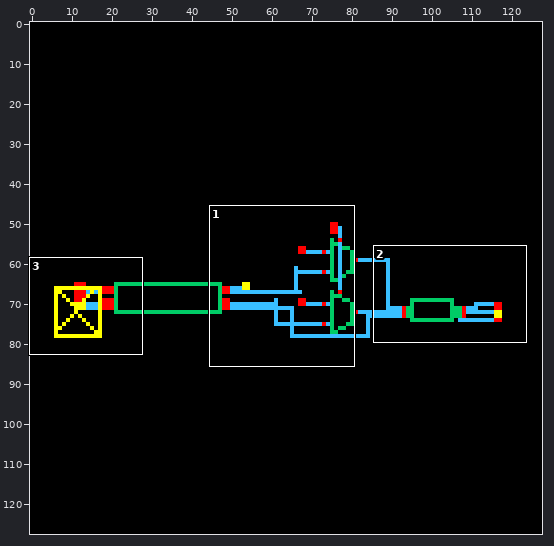
Sprite sheet, stored at e155ASIC_fixed/core/schematic/thumbnail_128x128.png. The first picture is a wide view before the edit; the outline marks the close-up.
Close-up. First the earlier version:
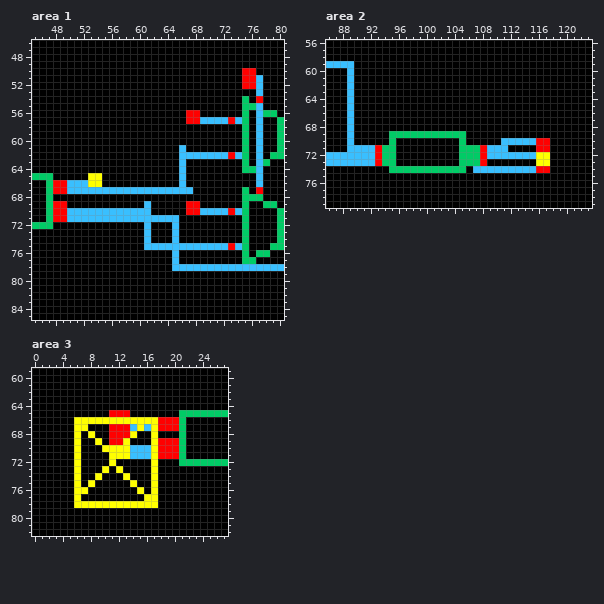
The file is 128x128 pixels. Shown: area 1: x 45..80, y 46..85; area 2: x 86..123, y 56..79; area 3: x 0..27, y 59..82.
Once edited:
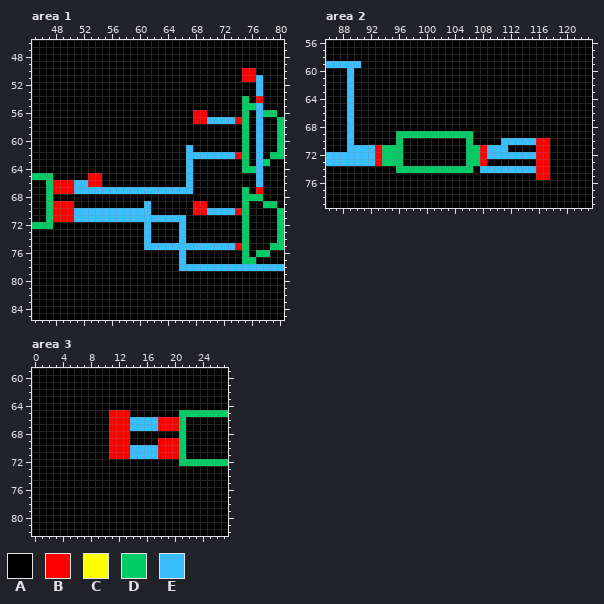
Palette (. is transparent): A #000000  B #ff0000  C #ffff00  D #00cc66  E #39bfff
Edits made:
--- area 1
@@ x 73..78 @@
 51 AABBEA
-52 AABBEA
+52 AAAAEA
 53 AAAAEA
@@ x 65..76 @@
 55 AAAAAAAAAADD
-56 AABBAAAAAADA
-57 AABBEEEEBEDA
+56 AAABBAAAAADA
+57 AAABBEEEEBDA
 58 AAAAAAAAAADA
@@ x 45..80 @@
 60 AAAAAAAAAAAAAAAAAAAAAAAAAAAAAADAEAAD
-61 AAAAAAAAAAAAAAAAAAAAAEAAAAAAAADAEAAD
-62 AAAAAAAAAAAAAAAAAAAAAEEEEEEEBEDAEADD
-63 AAAAAAAAAAAAAAAAAAAAAEAAAAAAAADAEDAA
-64 AAAAAAAAAAAAAAAAAAAAAEAAAAAAAADDEAAA
-65 DDDAAAAACCAAAAAAAAAAAEAAAAAAAAAAEAAA
-66 AADBBEEECCAAAAAAAAAAAEAAAAAAAAAAEAAA
-67 AADBBEEEEEEEEEEEEEEEEEEAAAAAAADABAAA
+61 AAAAAAAAAAAAAAAAAAAAAAEAAAAAAADAEAAD
+62 AAAAAAAAAAAAAAAAAAAAAAEEEEEEEBDAEADD
+63 AAAAAAAAAAAAAAAAAAAAAAEAAAAAAADAEDAA
+64 AAAAAAAAAAAAAAAAAAAAAAEAAAAAAADDEAAA
+65 DDDAAAAABBAAAAAAAAAAAAEAAAAAAAAAEAAA
+66 AADBBBEEBBAAAAAAAAAAAAEAAAAAAAAAEAAA
+67 AADBBBEEEEEEEEEEEEEEEEEAAAAAAADABAAA
 68 AADAAAAAAAAAAAAAAAAAAAAAAAAAAADDDAAA
-69 AADBBAAAAAAAAAAAEAAAAABBAAAAAADAADDA
-70 AADBBEEEEEEEEEEEEAAAAABBEEEEBEDAAAAD
-71 AADBBEEEEEEEEEEEEEEEEAAAAAAAAADAAAAD
-72 DDDAAAAAAAAAAAAAEAAAEAAAAAAAAADAAAAD
-73 AAAAAAAAAAAAAAAAEAAAEAAAAAAAAADAAAAD
-74 AAAAAAAAAAAAAAAAEAAAEAAAAAAAAADAAAAD
-75 AAAAAAAAAAAAAAAAEEEEEEEEEEEEBEDAAADD
-76 AAAAAAAAAAAAAAAAAAAAEAAAAAAAAADADDAA
-77 AAAAAAAAAAAAAAAAAAAAEAAAAAAAAADDAAAA
-78 AAAAAAAAAAAAAAAAAAAAEEEEEEEEEEEEEEEE
+69 AADBBBAAAAAAAAAAEAAAAAABBAAAAADAADDA
+70 AADBBBEEEEEEEEEEEAAAAAABBEEEEBDAAAAD
+71 AADBBBEEEEEEEEEEEEEEEEAAAAAAAADAAAAD
+72 DDDAAAAAAAAAAAAAEAAAAEAAAAAAAADAAAAD
+73 AAAAAAAAAAAAAAAAEAAAAEAAAAAAAADAAAAD
+74 AAAAAAAAAAAAAAAAEAAAAEAAAAAAAADAAAAD
+75 AAAAAAAAAAAAAAAAEEEEEEEEEEEEEBDAAADD
+76 AAAAAAAAAAAAAAAAAAAAAEAAAAAAAADADDAA
+77 AAAAAAAAAAAAAAAAAAAAAEAAAAAAAADDAAAA
+78 AAAAAAAAAAAAAAAAAAAAAEEEEEEEEEEEEEEE
 79 AAAAAAAAAAAAAAAAAAAAAAAAAAAAAAAAAAAA
--- area 2
@@ x 88..92 @@
 58 AAAAA
-59 EEAAA
+59 EEEAA
 60 AEAAA
@@ x 86..123 @@
 68 AAAEAAAAAAAAAAAAAAAAAAAAAAAAAAAAAAAAAA
-69 AAAEAAAAADDDDDDDDDDDAAAAAAAAAAAAAAAAAA
-70 AAAEAAAAADAAAAAAAAADAAAAAEEEEEBBAAAAAA
-71 AAAEEEEBDDAAAAAAAAADDDBEEEAAAABBAAAAAA
-72 EEEEEEEBDDAAAAAAAAADDDBEEEEEEECCAAAAAA
-73 EEEEEEEBDDAAAAAAAAADDDBAAAAAAACCAAAAAA
-74 AAAAAAAAADDDDDDDDDDDAEEEEEEEEEBBAAAAAA
-75 AAAAAAAAAAAAAAAAAAAAAAAAAAAAAAAAAAAAAA
+69 AAAEAAAAAADDDDDDDDDDDAAAAAAAAAAAAAAAAA
+70 AAAEAAAAAADAAAAAAAAADAAAAEEEEEBBAAAAAA
+71 AAAEEEEBDDDAAAAAAAAADDBEEEAAAABBAAAAAA
+72 EEEEEEEBDDDAAAAAAAAADDBEEEEEEEBBAAAAAA
+73 EEEEEEEBDDDAAAAAAAAADDBAAAAAAABBAAAAAA
+74 AAAAAAAAAADDDDDDDDDDDAEEEEEEEEBBAAAAAA
+75 AAAAAAAAAAAAAAAAAAAAAAAAAAAAAABBAAAAAA
 76 AAAAAAAAAAAAAAAAAAAAAAAAAAAAAAAAAAAAAA
--- area 3
@@ x 4..19 @@
 65 AAAAAAABBBAAAAAA
-66 AACCCCCCCCCCCCBB
-67 AACCAAABBBECECBB
-68 AACACAABBBCAACAA
-69 AACAACABBCAAACBB
-70 AACAAACCCCEEECBB
-71 AACAAAACCCEEECBB
-72 AACAAAACAAAAACAA
-73 AACAAACACAAAACAA
-74 AACAACAAACAAACAA
-75 AACACAAAAACAACAA
-76 AACCAAAAAAACACAA
-77 AACAAAAAAAAACCAA
-78 AACCCCCCCCCCCCAA
+66 AAAAAAABBBEEEEBB
+67 AAAAAAABBBEEEEBB
+68 AAAAAAABBBAAAAAA
+69 AAAAAAABBBAAAABB
+70 AAAAAAABBBEEEEBB
+71 AAAAAAABBBEEEEBB
+72 AAAAAAAAAAAAAAAA
+73 AAAAAAAAAAAAAAAA
+74 AAAAAAAAAAAAAAAA
+75 AAAAAAAAAAAAAAAA
+76 AAAAAAAAAAAAAAAA
+77 AAAAAAAAAAAAAAAA
+78 AAAAAAAAAAAAAAAA
 79 AAAAAAAAAAAAAAAA
Boxes around the changes in both close-ups, in picture pixels (x1, y1, x2, y2):
changed: (186, 82, 256, 124)
changed: (172, 145, 242, 271)
changed: (67, 173, 102, 222)
changed: (354, 61, 361, 68)
changed: (389, 131, 403, 173)
changed: (459, 131, 480, 173)
changed: (536, 152, 550, 180)
changed: (74, 417, 158, 508)
